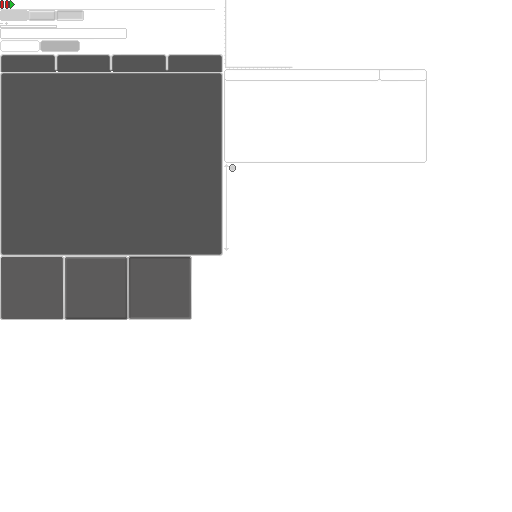
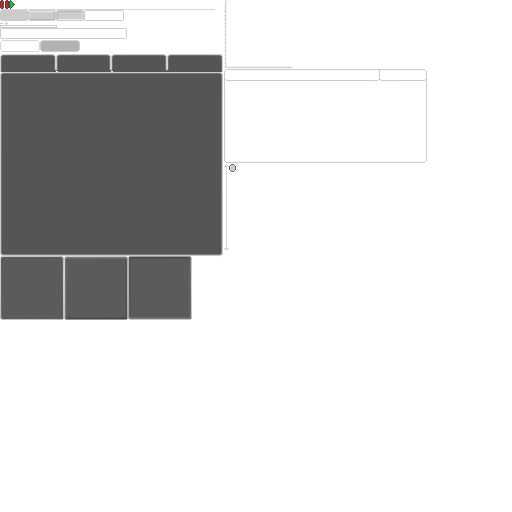
Layered file, before and after one edit (512 x 512). Changes by layer:
added layer "Layer 12" above "Layer 9" over [84, 10, 124, 21]
